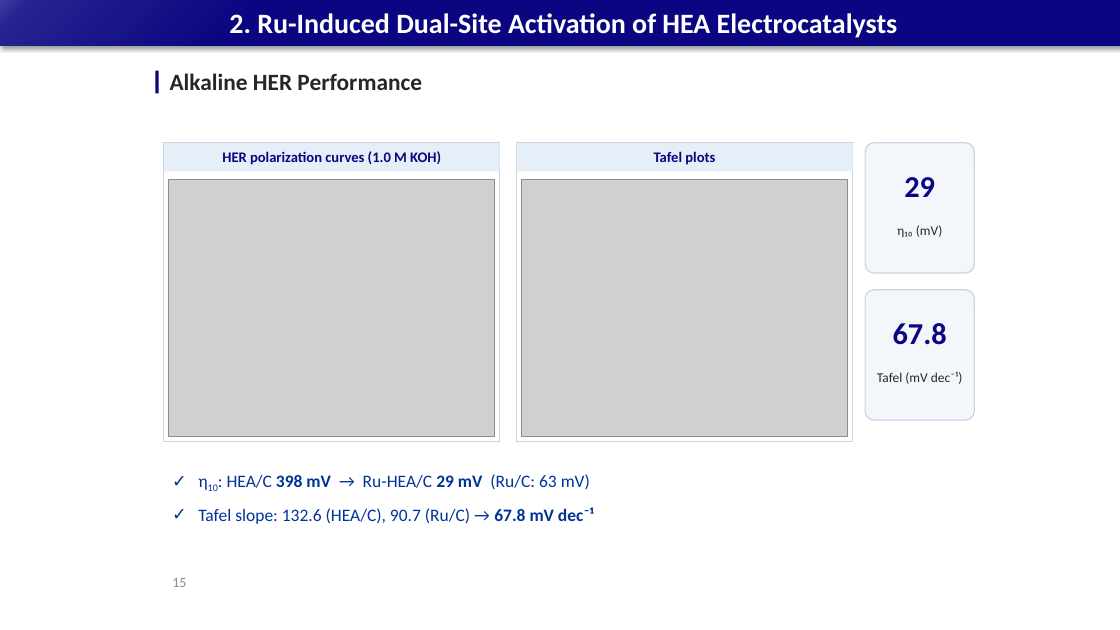
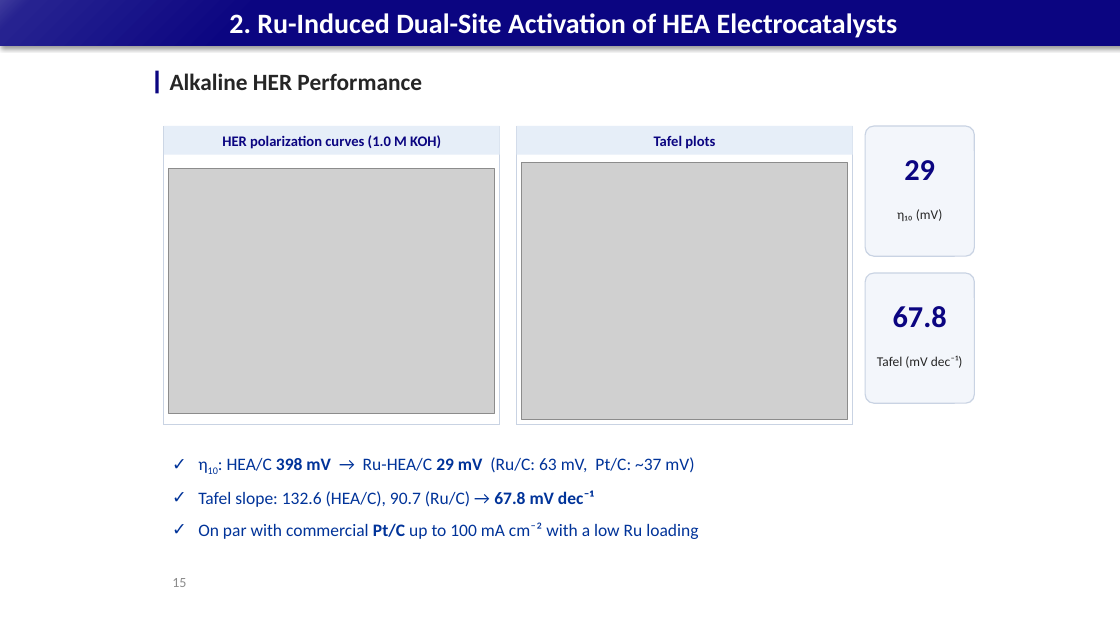
Before and after one commit to limsj0204/letter, a slide deck: slide 15 of 학위논문_디펜스_발표자료.pptx. Drawn at 1120x630 pixels with LibreOffice and Linux fonts; fonts in the diff are those of the drawing; grey boxes stand for pictures. Boxes give left, top, right and bottom in pixels: in the first picture for what was removed or moved away, otherwise in the second. Text is boxed around its words. In the diff, an @@ line names an element or a change of style, - is before the commit and + after.

```diff
--- a/학위논문_디펜스_발표자료.pptx
+++ b/학위논문_디펜스_발표자료.pptx
@@ picture: place and size @@
-picture at [169,180,495,437]
+picture at [169,169,495,413]
@@ 4 texts, 4 rectangles, 2 rounded rectangles, 1 picture: place and size @@
-4 texts, 4 rectangles, 2 rounded rectangles, 1 picture at [164,143,975,441]
+4 texts, 4 rectangles, 2 rounded rectangles, 1 picture at [164,126,975,424]
@@ text "η10: HEA/C 398 mV → ...": place and size @@
-text "η10: HEA/C 398 mV → ..." at [198,474,594,524]
+text "η10: HEA/C 398 mV → ..." at [198,457,698,539]
@@ text at [227,457,694,472]: text changed @@
-✓ η10: HEA/C 398 mV → Ru-HEA/C 29 mV (Ru/C: 63 mV)
+✓ η10: HEA/C 398 mV → Ru-HEA/C 29 mV (Ru/C: 63 mV, Pt/C: ~37 mV)
@@ text at [198,522,698,539]: paragraph added @@
+✓ On par with commercial Pt/C up to 100 mA cm⁻² with a low Ru loading
```
Also in this commit, not shown: 1 other file.
